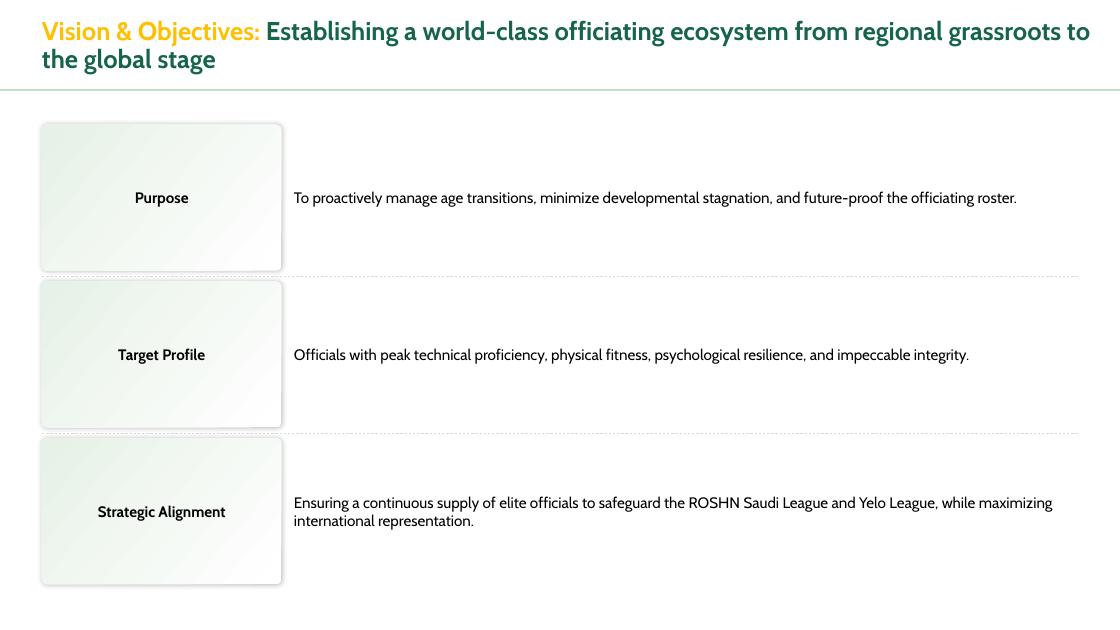
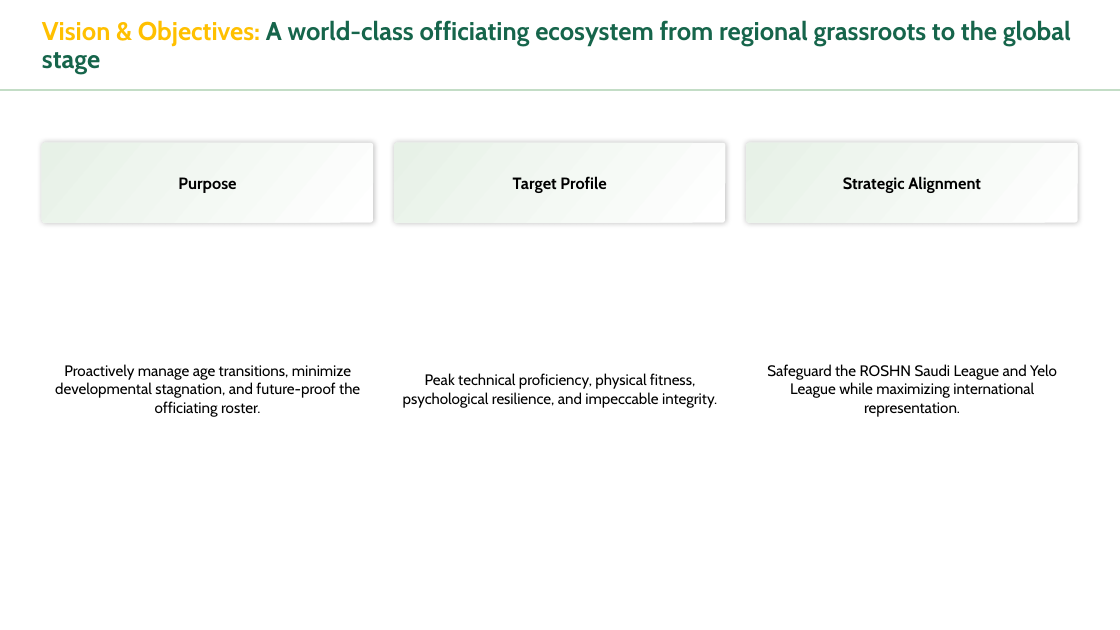
Before and after one commit to meedo5657-rgb/SAFF, a slide deck: slide 3 of Refereeing_Pathway_Presentation.pptx. Drawn at 1120x630 pixels with LibreOffice and Linux fonts; fonts in the diff are those of the drawing. Boxes give left, top, right and bottom in pixels: in the first picture for what was removed or moved away, otherwise in the second. Text is boxed around its words. In the diff, an @@ line names an element or a change of style, - is before the commit and + after.

```diff
--- a/Refereeing_Pathway_Presentation.pptx
+++ b/Refereeing_Pathway_Presentation.pptx
@@ text at <box>42,20,1071,74</box>: text changed @@
-Vision & Objectives: Establishing a world-class officiating ecosystem from regional grassroots to the global stage
+Vision & Objectives: A world-class officiating ecosystem from regional grassroots to the global stage
@@ rounded rectangle "Purpose": place and size @@
-rounded rectangle "Purpose" at <box>42,125,281,271</box>
+rounded rectangle "Purpose" at <box>42,143,373,223</box>
@@ rounded rectangle "Target Profile": place and size @@
-rounded rectangle "Target Profile" at <box>42,281,281,428</box>
+rounded rectangle "Target Profile" at <box>394,143,725,223</box>
@@ size 13 to 14 pt in 3 elements at <box>42,143,373,223</box>, <box>394,143,725,223</box>, <box>747,143,1078,223</box> @@
@@ rounded rectangle "Strategic Alignment": place and size @@
-rounded rectangle "Strategic Alignment" at <box>42,439,281,585</box>
+rounded rectangle "Strategic Alignment" at <box>747,143,1078,223</box>
@@ line removed from (42, 276) to (1080, 276) @@
@@ text at <box>55,364,360,417</box>: text changed @@
-To proactively manage age transitions, minimize developmental stagnation, and future-proof the officiating roster.
+Proactively manage age transitions, minimize developmental stagnation, and future-proof the officiating roster.
@@ text at <box>403,373,717,407</box>: text changed @@
-Officials with peak technical proficiency, physical fitness, psychological resilience, and impeccable integrity.
+Peak technical proficiency, physical fitness, psychological resilience, and impeccable integrity.
@@ text at <box>767,364,1057,417</box>: text changed @@
-Ensuring a continuous supply of elite officials to safeguard the ROSHN Saudi League and Yelo League, while maximizing international representation.
+Safeguard the ROSHN Saudi League and Yelo League while maximizing international representation.
@@ line removed from (42, 433) to (1080, 433) @@
```
Also in this commit, not shown: 7 other slides changed, 4 slides added, 24 slides removed.
